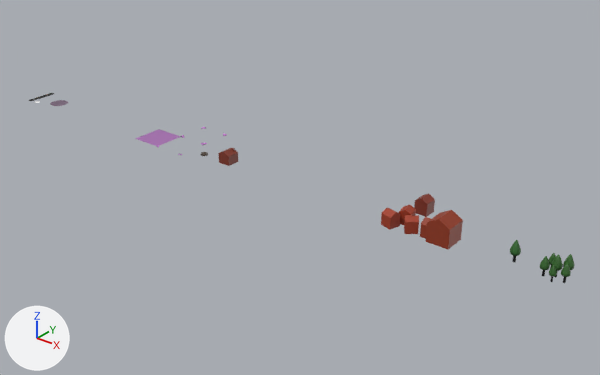
Two versions of the glTF model dist/data/models.glb, one commit apart.
One viewpoint serves both versions: a 50 mm lens placed at (18.0, -15.54, 9.93), pointed at (4.54, 1.28, -0.5). The axes (+X, +Y, +Z) are drawn at lower left. The lights are the same throughout. The first picture is the older version. Where no turn or scale is listed for an object, it has been applied to the vertices. Vertices at exactly the same position are counted once.

Names of what the first picture shows: 'house.002', 'house.003', 'road.001', 'tree.002' and 5 more.
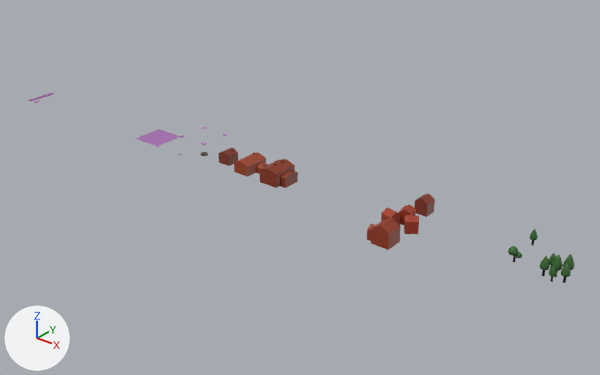
The change in detail:
me_house_003 is used by ob_house_003; location (9.5, 0.5, 0.0).
me_house_003 had 20 vertices, 32 faces and spanned x -0.401..0.458, y -0.313..0.313, z -0.1..0.625.
me_house_003 now has 20 vertices, 32 faces and spans x -0.321..0.367, y -0.25..0.25, z -0.08..0.5.
me_house_003 part 1: the whole mesh is scaled about the mesh origin by 0.8.
Mesh me_tree_003 is new.
It has 60 vertices, 102 faces and spans x -0.096..0.096, y -0.092..0.092, z -0.008..0.437.
It uses material mat_material (picture img_palette).
Mesh me_house_008 is new.
It has 46 vertices, 56 faces and spans x -0.4..0.4, y -0.45..0.45, z 0.0..0.544.
It uses material mat_material (picture img_palette).
Mesh me_house_007 is new.
It has 28 vertices, 35 faces and spans x -0.4..0.3, y -0.4..0.4, z 0.0..0.444.
It uses material mat_material (picture img_palette).
Object 'house.003' (ob_house_003) moves from (9.5, 0.5, 0.0) to (8.5, -0.5, 0.0).
Object 'road.001' (ob_road_001) is deleted.
Object 'tree.003' (ob_tree_003) is new; it shows me_tree_003.
Its location is (11.5, 1.5, 0.0).
Object 'house.006' (ob_house_006) is new; it shows me_house_008.
Its location is (4.5, 0.5, 0.0).
Object 'house.005' (ob_house_005) is new; it shows me_house_007.
Its location is (3.5, 0.5, 0.0).

Location of each change, [x1, y1, x2, y2] in pixels of the pictures (600 x 375 px):
'house.003', moved, rescaled (20% narrower, 18% shorter): before [420, 210, 463, 249]; after [367, 218, 401, 250]
'house.006', added (red): after [259, 159, 298, 188]
'house.005', added (brown): after [234, 152, 268, 177]
'road.001', deleted: before [50, 100, 68, 106]
'tree.003', added: after [530, 229, 538, 246]
